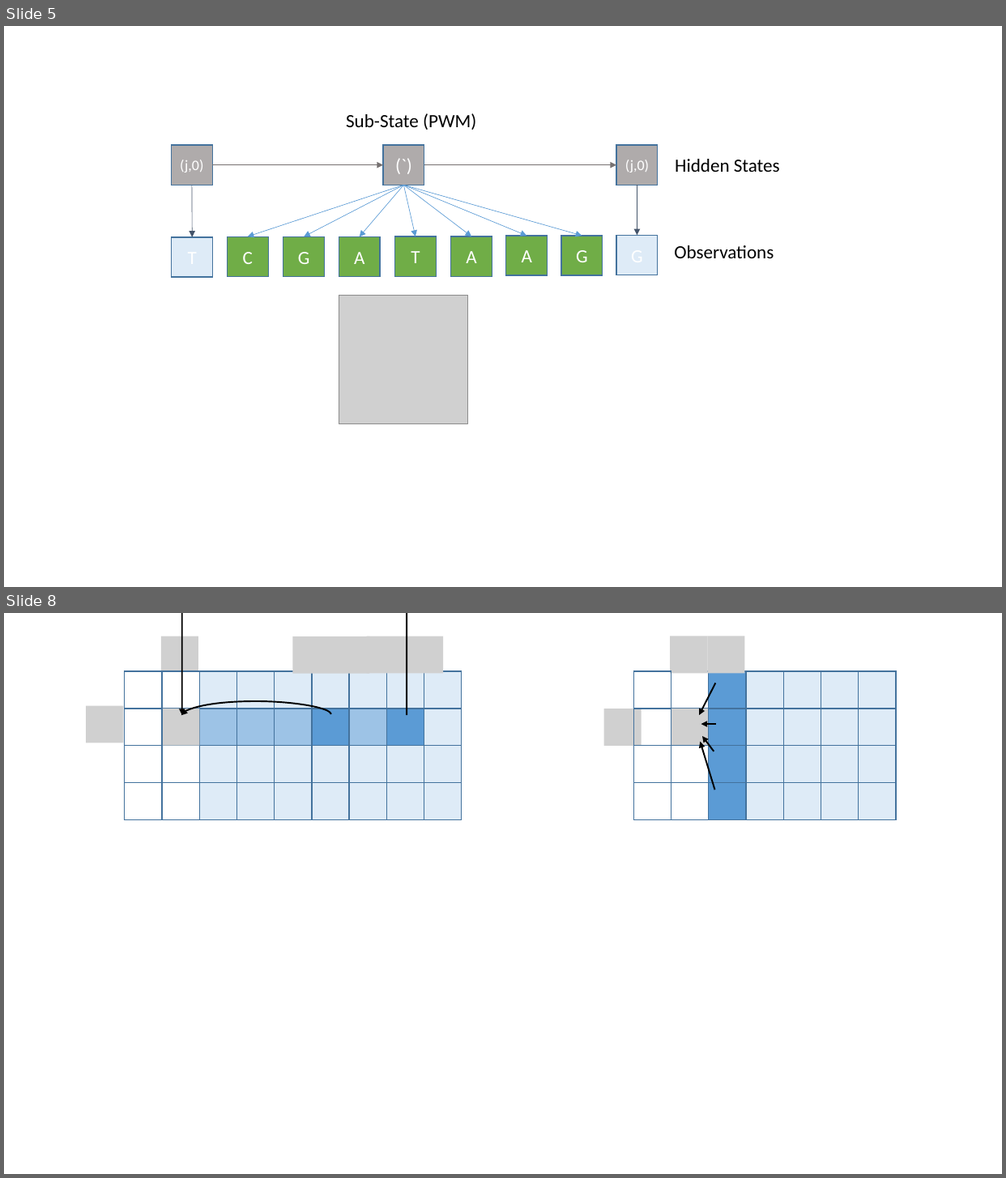
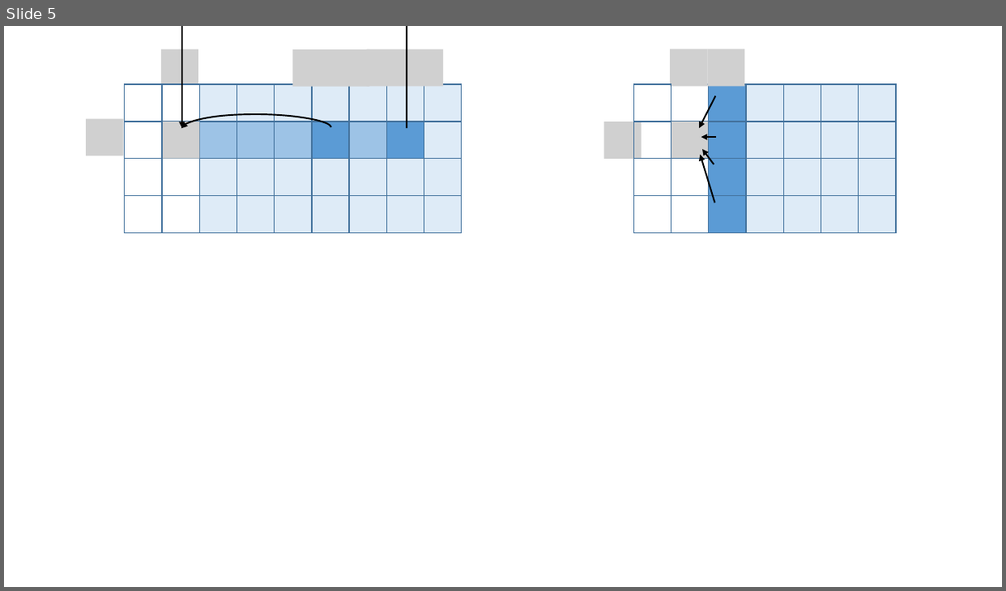
Before and after one commit to David-Taub/HOP-HMM, a slide deck: Help/Figures2.pptx. Shown one above the other, each under a label of ours: slides 5 and 8 before the commit, slide 5 after it; the slides between them are not shown. The pictures are 1006x1178 and 1006x591 pixels, drawn with LibreOffice and Linux fonts; fonts in the diff are those of the drawing; grey boxes stand for pictures. Boxes give left, top, right and bottom in pixels: in the first picture for what was removed or moved away, otherwise in the second. Text is boxed around its words. In the diff, an @@ line names an element or a change of style, - is before the commit and + after.

```diff
--- a/Help/Figures2.pptx
+++ b/Help/Figures2.pptx
@@ slide 5 removed at [4,26,1002,587], background #FFFFFF @@
@@ text removed at [346,113,476,130] @@
-Sub-State (PWM)
@@ rectangle removed at [171,145,212,185] @@
-(j,0)
@@ rectangle removed at [384,145,424,185] @@
-(`)
@@ rectangle removed at [616,145,658,185] @@
-(j,0)
@@ arrow removed from (213, 165) to (384, 165) @@
@@ arrow removed from (424, 165) to (616, 165) @@
@@ text removed at [675,159,780,172] @@
-Hidden States
@@ arrow removed from (192, 185) to (192, 237) @@
@@ arrow removed from (404, 185) to (248, 237) @@
@@ arrow removed from (404, 185) to (305, 237) @@
@@ arrow removed from (404, 185) to (360, 237) @@
@@ arrow removed from (404, 185) to (472, 237) @@
@@ arrow removed from (404, 185) to (415, 237) @@
@@ arrow removed from (404, 185) to (526, 236) @@
@@ arrow removed from (404, 185) to (582, 236) @@
@@ arrow removed from (637, 185) to (637, 236) @@
@@ rectangle removed at [172,237,213,277] @@
@@ rectangle removed at [227,237,268,277] @@
-C
@@ rectangle removed at [283,237,325,277] @@
-G
@@ rectangle removed at [339,237,380,277] @@
-A
@@ rectangle removed at [394,237,436,276] @@
-T
@@ rectangle removed at [451,237,492,276] @@
-A
@@ rectangle removed at [506,236,548,275] @@
-A
@@ rectangle removed at [562,236,603,275] @@
-G
@@ rectangle removed at [616,236,658,275] @@
@@ text removed at [674,246,774,258] @@
-Observations
@@ picture removed at [339,296,468,425] @@
@@ what was slide 8 is now slide 5 @@
```
Also in this commit, not shown: 3 slides changed, 2 other slides removed, 2 other files.
